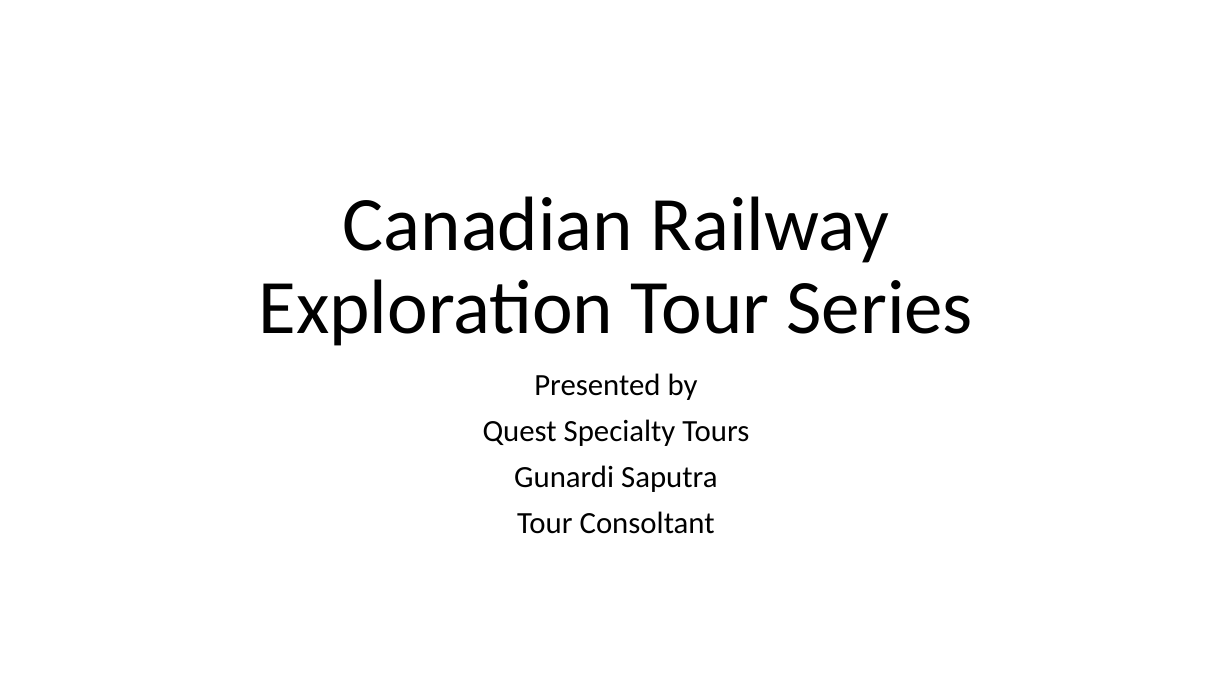
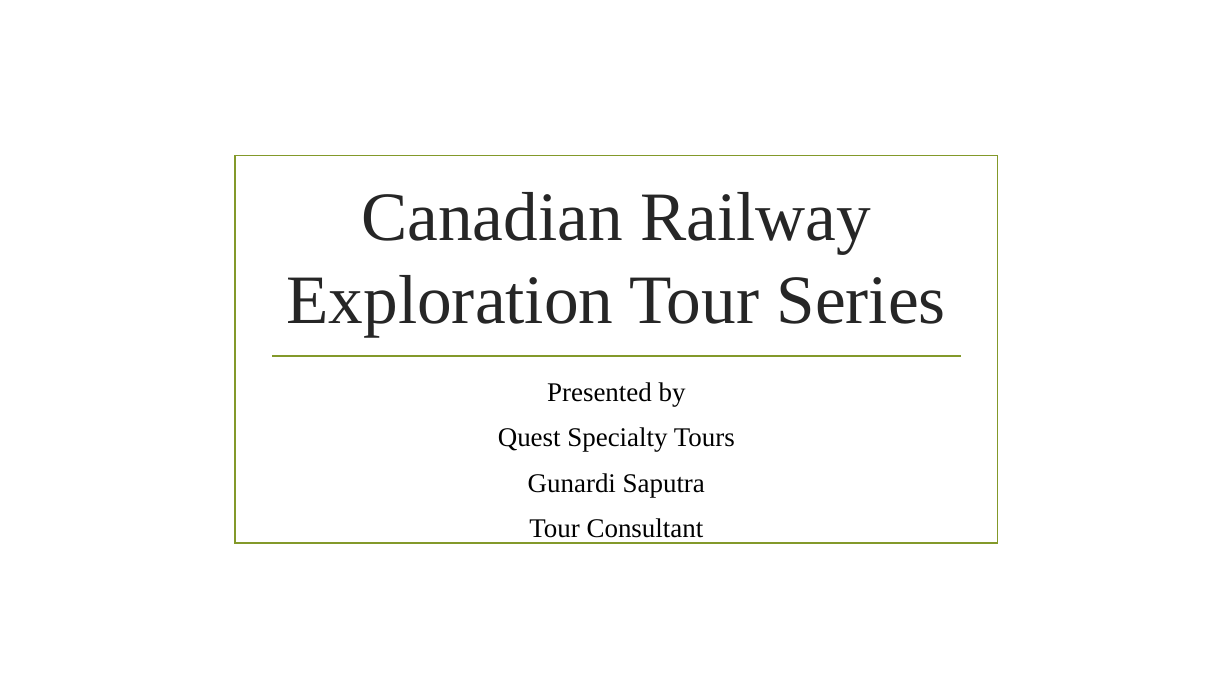
Before and after one commit to pythoncoder999/microsoftOffice2013, a slide deck: slide 1 of PowerPoint-2013/PPT A-QST.pptx. Drawn at 1232x693 pixels with LibreOffice and Linux fonts; fonts in the diff are those of the drawing; background and template pictures are left out. Boxes give left, top, right and bottom in pixels: in the first picture for what was removed or moved away, otherwise in the second. Text is boxed around its words. In the diff, an @@ line names an element or a change of style, - is before the commit and + after.

```diff
--- a/PowerPoint-2013/PPT A-QST.pptx
+++ b/PowerPoint-2013/PPT A-QST.pptx
@@ rectangle added at (236, 156, 998, 543), outline #83992A 1.25 pt @@
@@ title "Canadian Railway Exploration Tour Series": place and size @@
-title "Canadian Railway Exploration Tour Series" at (258, 196, 973, 346)
+title "Canadian Railway Exploration Tour Series" at (287, 192, 946, 337)
@@ title "Canadian Railway Exploration Tour Series" at (287, 192, 946, 337): size 60 to 54 pt, font Calibri to Times New Roman, text colour #000000 to #262626; line spacing 0.9 to 1 @@
@@ line added from (272, 356) to (961, 356), #83992A 1.25 pt @@
@@ subtitle "Presented by": place and size @@
-subtitle "Presented by" at (483, 373, 749, 534)
+subtitle "Presented by" at (498, 382, 735, 538)
@@ subtitle at (498, 382, 735, 497): size 24 to 21 pt, font Calibri to Times New Roman in "Presented by", "Quest Specialty Tours", "Gunardi Saputra"; line spacing 0.9 to 1 @@
@@ subtitle at (529, 518, 704, 538): text changed; size 24 to 21 pt; font Calibri to Times New Roman @@
-Tour Consoltant
+Tour Consultant
```
Also in this commit, not shown: 2 other slides changed.
